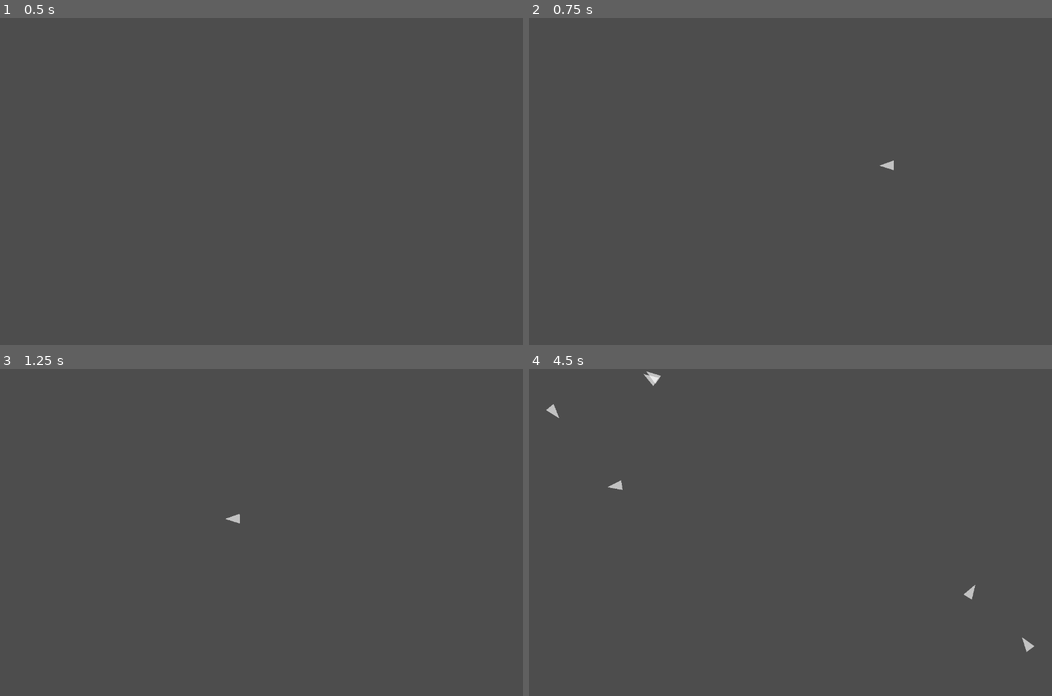
Above: before the commit, frames 1-4 (two rows, left to right).
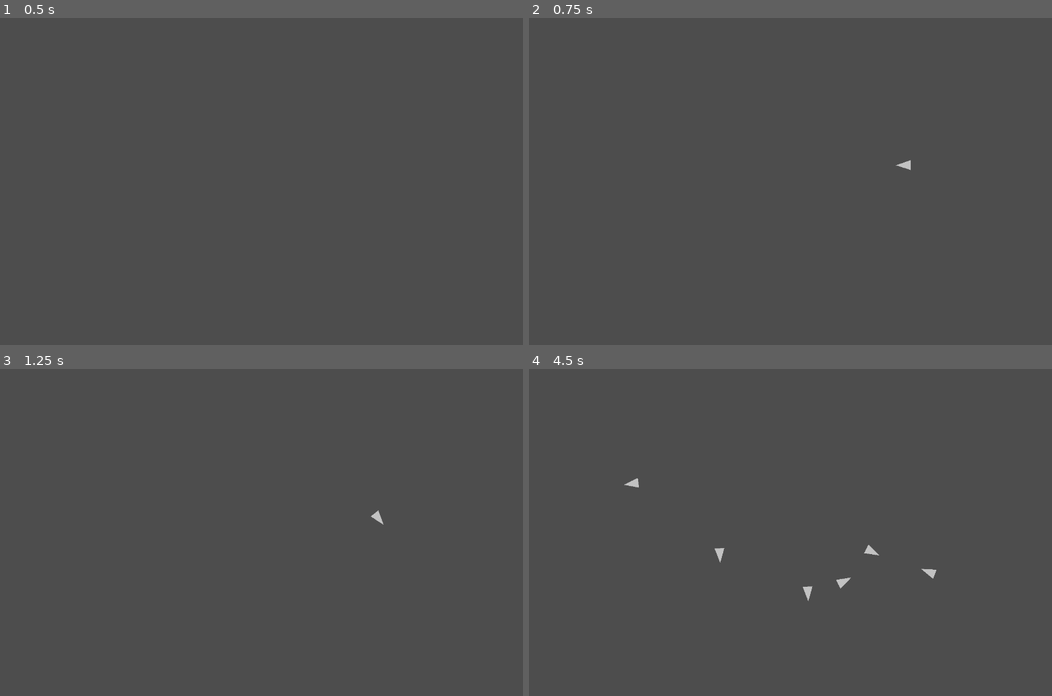
Above: after the commit, the same moments.

Repository: uvmain/boids
Game: Godot game, scene res://main.tscn
The game is run twice, just before and just after one commit, with the same random seed, the same clock (stepped at 60 frames per second) and the same inputs.
Inputs (mouse positions are in pixels of both pictures, inside the frame that each line leads up to):
- Up to frame 1 (0.5 s): no input
- Up to frame 2 (0.75 s): tap Enter at 0.5 s; move the mouse to (905, 165) at 0.52 s; click (905, 165) at 0.67 s
- Up to frame 3 (1.25 s): no input
- Up to frame 4 (4.5 s): move the mouse to (685, 548) at 1.27 s; click (685, 548) at 1.42 s; move the mouse to (842, 460) at 2.02 s; click (842, 460) at 2.17 s; move the mouse to (764, 597) at 2.77 s; click (764, 597) at 2.92 s; move the mouse to (947, 581) at 3.52 s; click (947, 581) at 3.67 s; move the mouse to (633, 483) at 4.27 s; click (633, 483) at 4.42 s

Frame 1 is identical in both runs. In frame 2, less than 0.1% of the frame differs, in the area x 67-73%, y 43-47%; in frame 3, less than 0.1%; in frame 4, 0.5%, in the area x 3-97%, y 0-87%.

Commit message:
vars in main

Diff:
--- a/boid.gd
+++ b/boid.gd
@@ -4,23 +4,24 @@
 var velocity : Vector2
 var direction : Vector2
 var screensize
-var main
 
-@export var speed : int = 200
-@export_range(0.0, 100.0) var cohesion_amount = 20.0
-@export_range(0.0, 100.0) var alignment_amount = 20.5
-@export_range(0, 100) var separation_distance = 30
-@export_range(0.0, 1.0) var separation_amount = 1.0
-@export_range(0, 100) var tracking_amount = 1.5
+@onready var main = get_tree().get_first_node_in_group("main")
+@onready var boid_speed = main.boid_speed
+@onready var cohesion_amount = main.cohesion_amount
+@onready var alignment_amount = main.alignment_amount
+@onready var separation_distance = main.separation_distance
+@onready var separation_amount = main.separation_amount
+@onready var tracking_amount = main.tracking_amount
 
 
 func _ready():
 	screensize = DisplayServer.window_get_size()
-	main = get_tree().get_first_node_in_group("main")
+
 	while velocity == Vector2.ZERO:
-		velocity = Vector2(randf_range(-1.0, 1.0), randf_range(-1.0, 1.0)).normalized() * speed
-	await get_tree().create_timer(30.0).timeout
-	queue_free()
+		velocity = Vector2(randf_range(-1.0, 1.0), randf_range(-1.0, 1.0)).normalized() * boid_speed
+	if is_instance_valid(main) && main.boids_die:
+		await get_tree().create_timer(30.0).timeout
+		queue_free()
 
 
 func _process(delta):
@@ -37,7 +38,7 @@
 
 	velocity = (velocity + direction).normalized()
 	rotation = velocity.angle()
-	translate(velocity * delta * speed)
+	translate(velocity * delta * boid_speed)
 
 
 func flock_rules() -> Dictionary:
--- a/boid.tscn
+++ b/boid.tscn
@@ -9,13 +9,9 @@
 color = Color(1, 1, 1, 0.662745)
 polygon = PackedVector2Array(-12, -12, 24, 0, -12, 12)
 script = ExtResource("1_gn0r5")
-speed = 613
-cohesion_amount = 8.022
-alignment_amount = 7.041
-separation_amount = 0.362
-tracking_amount = 100.0
 
 [node name="Area2D" type="Area2D" parent="." groups=["boids"]]
+visible = false
 
 [node name="CollisionShape2D" type="CollisionShape2D" parent="Area2D"]
 position = Vector2(29, 0)
--- a/main.gd
+++ b/main.gd
@@ -1,7 +1,15 @@
 extends Node2D
 
 @export var boid_scene : PackedScene
-@export var follow_mouse: bool = false
+@export var follow_mouse : bool = false
+@export var boids_die : bool = false
+
+@export_range(100, 600) var boid_speed : int = 200
+@export_range(0.0, 100.0) var cohesion_amount = 20.0
+@export_range(0.0, 100.0) var alignment_amount = 20.5
+@export_range(0, 100) var separation_distance = 30
+@export_range(0.0, 1.0) var separation_amount = 1.0
+@export_range(0, 500) var tracking_amount = 100
 
 var screensize
 
--- a/main.tscn
+++ b/main.tscn
@@ -12,6 +12,11 @@
 [node name="Main" type="Node2D" groups=["main"]]
 script = ExtResource("1_1638c")
 boid_scene = ExtResource("2_5fsvm")
+follow_mouse = true
+cohesion_amount = 25.882
+alignment_amount = 37.307
+separation_distance = 50
+tracking_amount = 368
 
 [node name="Area2D" type="Area2D" parent="." groups=["border"]]
 
